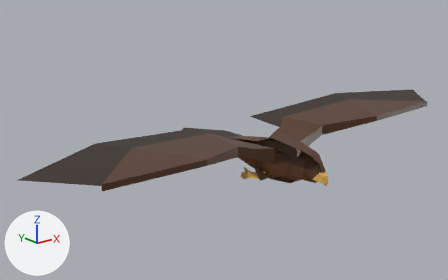
Before and after pictures for a commit that changed the glTF model revamp/assets/models/player/hawk.glb.
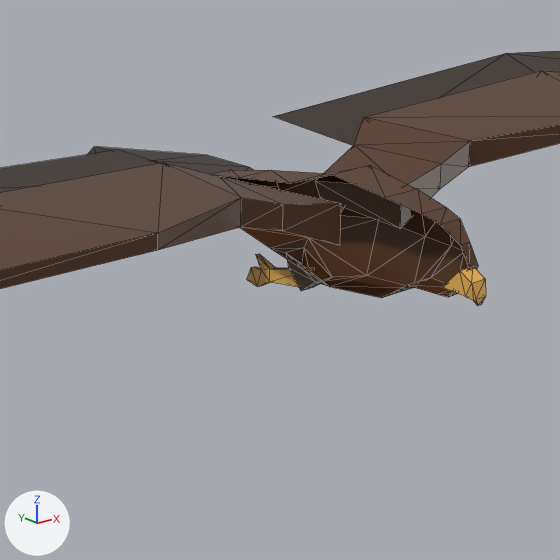
Each version is shown whole from a camera (50 mm lens) standing at (-0.813, -0.922, 0.475) and looking at (-0.033, 0.054, 0.085), then close up on the part from 33% to 79% of the width and 26% to 100% of the height. Every picture has the same lights, and +X, +Y and +Z are marked at lower left. The last two pictures show the newer version. The close-ups show mesh edges as thin lines. Where no turn or scale is listed for an object, it has been applied to the vertices. Vertices at exactly the same position are counted once.
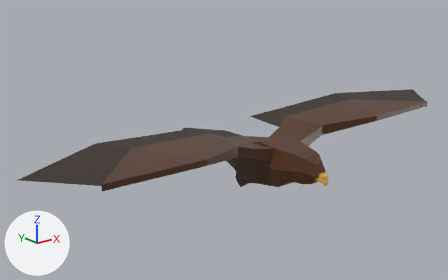
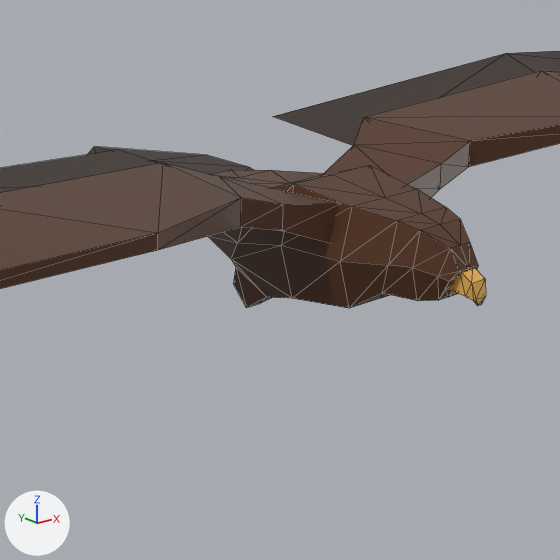
The newer file is also turned or shifted as a whole; pictures and numbers use the older file's frame.

What differs and where, as boxes [x1, y1, x2, y2] in the close-ups (560 x 560 px):
'Cube', reshaped (8% taller): before [211, 166, 478, 298]; after [208, 166, 478, 308]
part 1 of me_cube, added (brown): after [208, 175, 469, 308]

Patch to the scene script:
```diff
--- a/revamp/assets/models/player/hawk.glb.py
+++ b/revamp/assets/models/player/hawk.glb.py
@@ me_cube @@
 # used by ob_cube; location = (0.0, 0.0, 0.0781); scale = (0.0548, 0.0766, 0.0276)
-me_cube.from_pydata(...)  # 56 vertices, 90 faces; spans x 0.0..0.94, y -2.54..1.26, z -2.95..1.15
+me_cube.from_pydata(...)  # 92 vertices, 180 faces; spans x -0.94..0.94, y -2.54..1.26, z -2.95..1.15
+# me_cube part 1
+# 36 vertices are added at x -0.94..-0.18, y -2.54..1.26, z -2.95..1.15
+# 90 new faces join them
 me_cube.materials.append(mat_material)
```
